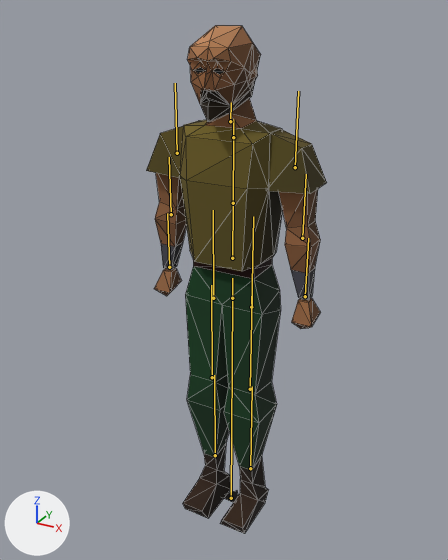
Renders of the glTF model public/models/player/character_rigged.glb from each side of a commit.
The view is the same before and after, from a 50 mm camera at (0.93, -1.753, 1.849) aimed at (0.018, -0.095, 1.02). The axes (+X, +Y, +Z) are drawn at lower left. The lights are the same throughout. The picture after the commit comes second. The bones that bend it are drawn over the model as lines. Mesh edges are drawn as thin lines.

Objects in the first picture: 'CharacterMesh'.
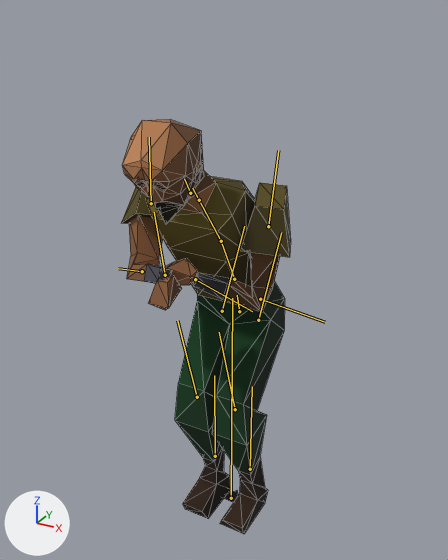
The newer file adds an action. The first version stands in its rest pose; the second is drawn at frame 22 of the action 'Mine'.

What differs and where, as boxes [x1, y1, x2, y2] in the pictures (448 x 560 px):
'CharacterMesh', posed (6% narrower, 18% shorter): before [146, 26, 327, 534]; after [121, 119, 291, 534]
bone 'Hips', root to tip: before (232, 298) to (232, 278); after (239, 311) to (237, 295)
bone 'Spine', root to tip: before (232, 258) to (233, 203); after (234, 279) to (221, 241)
bone 'Chest', root to tip: before (233, 203) to (233, 137); after (221, 241) to (199, 200)
bone 'Head', root to tip: before (230, 121) to (231, 102); after (190, 193) to (184, 179)
bone 'UpperArm_L', root to tip: before (295, 167) to (298, 91); after (268, 226) to (278, 150)
bone 'LowerArm_L', root to tip: before (302, 238) to (306, 174); after (260, 299) to (325, 322)
bone 'Hand_L', root to tip: before (305, 296) to (308, 238); after (195, 279) to (252, 311)
bone 'UpperArm_R', root to tip: before (177, 153) to (175, 83); after (151, 203) to (149, 137)
bone 'LowerArm_R', root to tip: before (171, 214) to (169, 157); after (142, 271) to (118, 268)
bone 'Hand_R', root to tip: before (169, 267) to (167, 213); after (165, 275) to (154, 212)
bone 'UpperLeg_L', root to tip: before (251, 307) to (253, 216); after (258, 320) to (281, 232)
bone 'LowerLeg_L', root to tip: before (250, 389) to (252, 294); after (235, 409) to (219, 332)
bone 'Foot_L', root to tip: before (250, 468) to (252, 386); after (250, 469) to (252, 386)
bone 'UpperLeg_R', root to tip: before (213, 298) to (213, 210); after (222, 311) to (244, 226)
bone 'LowerLeg_R', root to tip: before (212, 377) to (211, 285); after (197, 397) to (177, 320)
bone 'Foot_R', root to tip: before (215, 455) to (214, 375); after (215, 456) to (214, 375)

The edits, one by one:
Bone 'Hips' (bone_hips) moves from (0.0, 0.0, 0.0) to (0.0, -0.078, -0.056).
Bone 'Hips' (bone_hips) turns from (0, 0, 0) to (16, 0, 0) degrees about its own x, y and z.
Bone 'Spine' (bone_spine) turns from (0, 0, 0) to (13, -1, 0) degrees about its own x, y and z.
Bone 'Chest' (bone_chest) turns from (0, 0, 0) to (8, -1, 0) degrees about its own x, y and z.
Bone 'Head' (bone_head) turns from (0, 0, 0) to (-6, 2, -1) degrees about its own x, y and z.
Bone 'UpperArm_L' (bone_upperarm_l) turns from (0, 0, 0) to (-66, -49, 52) degrees about its own x, y and z.
Bone 'LowerArm_L' (bone_lowerarm_l) turns from (0, 0, 0) to (-101, -5, 10) degrees about its own x, y and z.
Bone 'Hand_L' (bone_hand_l) turns from (0, 0, 0) to (12, 114, -4) degrees about its own x, y and z.
Bone 'UpperArm_R' (bone_upperarm_r) turns from (0, 0, 0) to (-88, 32, -50) degrees about its own x, y and z.
Bone 'LowerArm_R' (bone_lowerarm_r) turns from (0, 0, 0) to (-79, 5, -8) degrees about its own x, y and z.
Bone 'Hand_R' (bone_hand_r) turns from (0, 0, 0) to (129, 3, -56) degrees about its own x, y and z.
Bone 'UpperLeg_L' (bone_upperleg_l) turns from (0, 0, 0) to (-48, 0, 0) degrees about its own x, y and z.
Bone 'LowerLeg_L' (bone_lowerleg_l) turns from (0, 0, 0) to (49, 0, 0) degrees about its own x, y and z.
Bone 'Foot_L' (bone_foot_l) turns from (0, 0, 0) to (-17, 1, 0) degrees about its own x, y and z.
Bone 'UpperLeg_R' (bone_upperleg_r) turns from (0, 0, 0) to (-48, 0, 0) degrees about its own x, y and z.
Bone 'LowerLeg_R' (bone_lowerleg_r) turns from (0, 0, 0) to (49, 0, 0) degrees about its own x, y and z.
Bone 'Foot_R' (bone_foot_r) turns from (0, 0, 0) to (-17, 0, 0) degrees about its own x, y and z.
